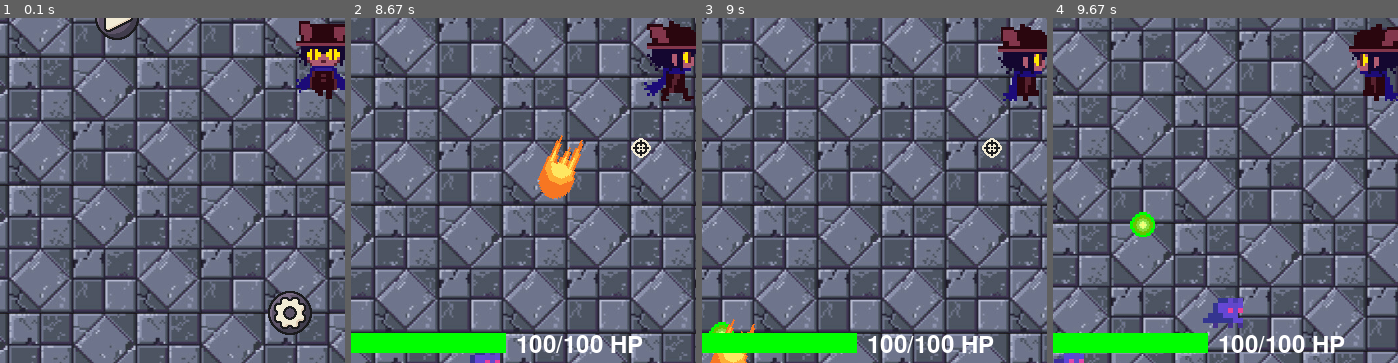
Above: before the commit, frames 1-4 (left to right).
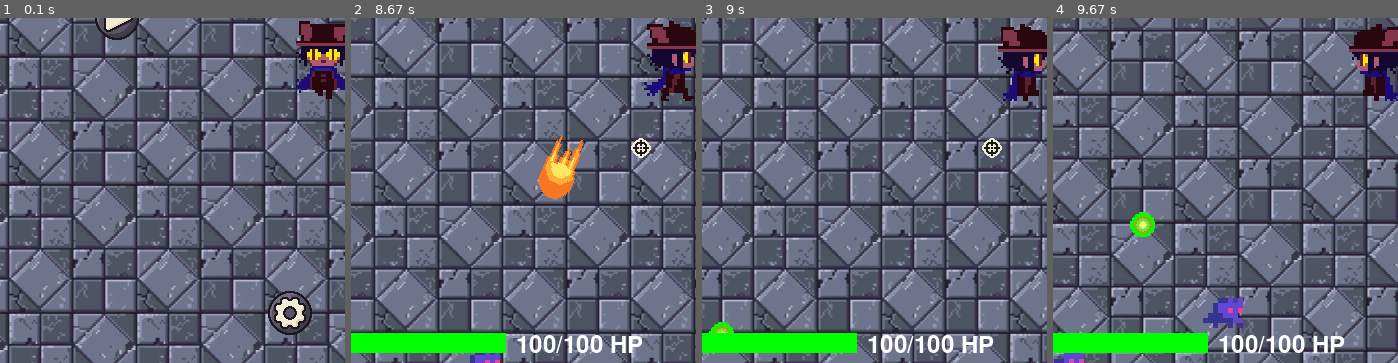
Above: after the commit, the same moments.

Repository: DaCUtePotato/2dshooter
Game: pygame game, started from main.py
Two runs of this game, one before a commit and one after it. Both use one fixed random seed, a clock stepped at 60 frames per second and the inputs below.
Inputs (mouse positions are % of the whole screen's width and height, from its top left):
- Up to frame 1 (0.1 s): no input
- Up to frame 2 (8.67 s): click (50, 50) at 0.38 s; hold D 0.67-1.13 s; click (82, 47) at 0.75 s; hold W 1.17-1.47 s; click (26, 51) at 1.25 s; hold D 1.5-1.97 s; click (19, 35) at 1.58 s; hold A 2-2.53 s; click (24, 13) at 2.08 s; hold S 2.57-2.87 s; click (51, 61) at 2.65 s; hold A 2.9-3.3 s; click (36, 29) at 2.98 s; hold W 3.33-3.7 s; click (12, 28) at 3.42 s; hold D 3.73-4.37 s; click (19, 37) at 3.82 s; hold S 4.4-4.77 s; click (54, 46) at 4.48 s; hold A 4.8-5.27 s; click (86, 73) at 4.88 s; hold D 5.3-5.77 s; click (28, 32) at 5.38 s; hold W 5.8-6.1 s; click (40, 46) at 5.88 s; hold D 6.13-6.6 s; click (31, 26) at 6.22 s; hold A 6.63-7.17 s; click (15, 85) at 6.72 s; hold S 7.2-7.5 s; click (17, 29) at 7.28 s; hold A 7.53-7.93 s; click (46, 17) at 7.62 s; hold W 7.97-8.33 s; click (64, 56) at 8.05 s; hold D from 8.37 s (still down); click (49, 67) at 8.45 s
- Up to frame 3 (9 s): keep holding D
- Up to frame 4 (9.67 s): release D at 9 s; hold S 9.03-9.4 s; click (72, 81) at 9.12 s; hold A from 9.43 s (still down); click (59, 41) at 9.52 s
The pictures show only the part of the screen within x 8-58%, y 50-100%; the shares and areas given below are measured in that part.

Frames 1-2 are identical in both runs. In frame 3, 0.4% of the frame differs, in the area x 2-16%, y 87-100%; in frame 4, nothing differs.

Commit message:
Fixed an issue with difficulty scaling cuz i'm a dumbass. Also started implementing bulky enemy

Diff:
--- /dev/null
+++ b/bulky_enemy.py
@@ -0,0 +1,17 @@
+import random
+
+# Bulky attributes
+class Bulky:
+    def __init__(self, x, y, width, height, hp, speed):
+        self.x = x
+        self.y = y
+        self.width = width
+        self.height = height
+        self.hp = hp
+        self.speed = speed
+        self.frame = 0
+        self.frame_count = 0
+
+
+exp = random.randint(10, 50)
+bulkies = []
--- a/main.py
+++ b/main.py
@@ -4,6 +4,7 @@
 import random
 from base_enemy import Enemy, enemies
 from crashing_enemy import crashingEnemy, crashing_enemies
+from bulky_enemy import Bulky, bulkies
 import os
 
 # Initialize pygame
@@ -139,6 +140,14 @@
     enemy_scaled_height = enemy_original_frame.get_height() * 5
     enemy_scaled_frame = pygame.transform.scale(enemy_original_frame, (enemy_scaled_width, enemy_scaled_height))
     enemy_frames.append(enemy_scaled_frame)
+
+bulky_frames = []
+for i in range(1, 4):  # Assuming there are 3 bulky images named bulky1.png, bulky2.png, and bulky3.png
+    bulky_original_frame = pygame.image.load(f"sprites/enemies/bulky{i}.png").convert_alpha()
+    bulky_scaled_width = bulky_original_frame.get_width() * 5  # Adjust the scaling factor as needed
+    bulky_scaled_height = bulky_original_frame.get_height() * 5
+    bulky_scaled_frame = pygame.transform.scale(bulky_original_frame, (bulky_scaled_width, bulky_scaled_height))
+    bulky_frames.append(bulky_scaled_frame)
 
 # Load experience orb image
 exp_image = pygame.image.load("sprites/exp.png")
@@ -729,11 +738,13 @@
                         active_exp_orbs.append({'size': enemy_exp * 5, 'x': enemy.x, 'y': enemy.y, 'value': enemy_exp})
                         enemy_exp = random.randint(1, 5)
                         kills += 1
+                        if upgrades <= 5:
+                            bullets.remove(bullet)
                         if random.randint(0, 100) == 69:
                             active_regen_orbs.append({'x': enemy.x, 'y': enemy.y, 'size': regen_orb_size, 'value': regen_amount})
                             print("A wild regen orb spawned!!!!!")
                         break
-                    elif upgrades<=5 or enemy.hp <= BULLET_DAMAGE:
+                    elif enemy.hp > 0:
                         bullets.remove(bullet)
 
         for enemy in enemies_to_remove:
Binary file added: sprites/enemies/bulky1.png
Binary file added: sprites/enemies/bulky2.png
Binary file added: sprites/enemies/bulky3.png
